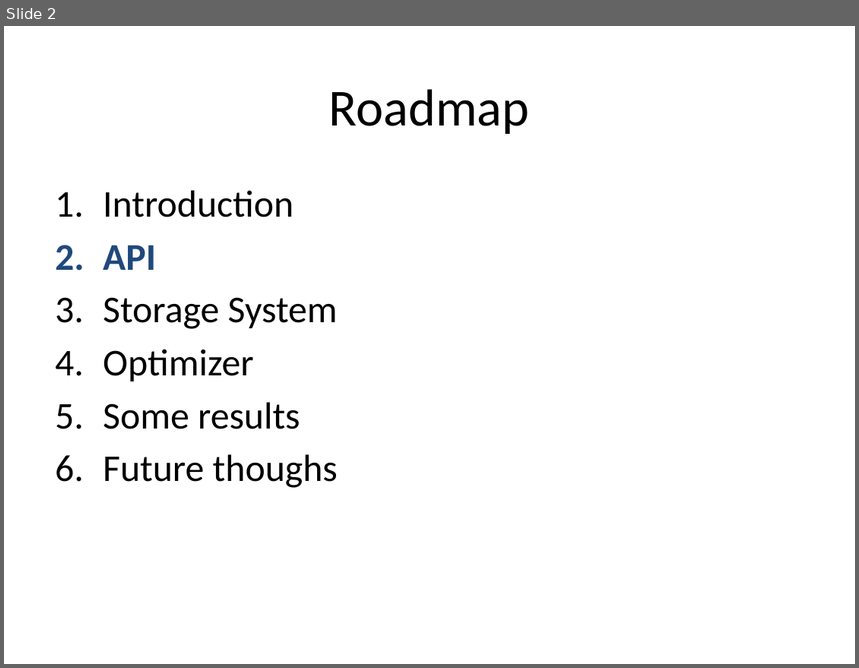
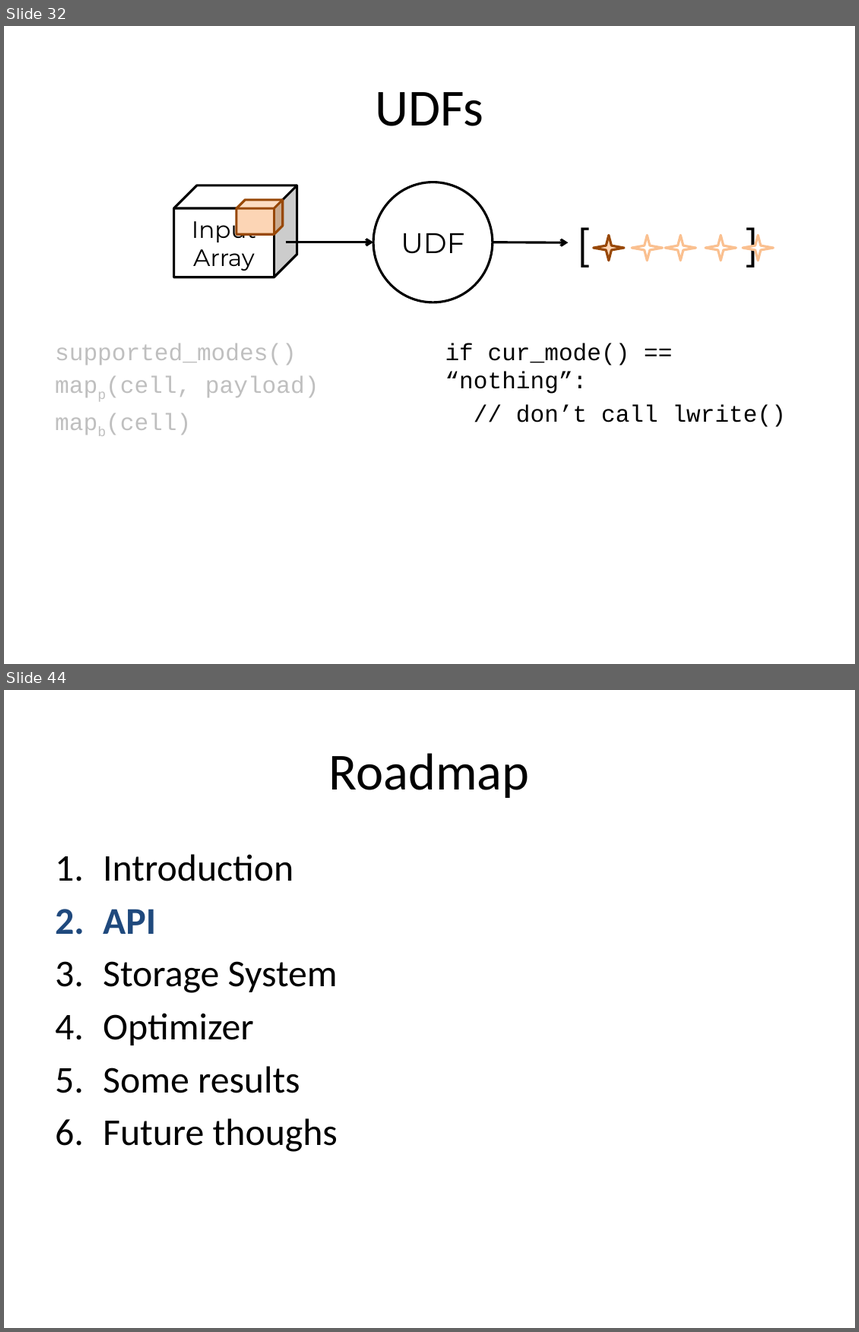
Before and after one commit to sirrice/subzero-paper, a slide deck: talk/icde2013_oldslides.pptx. Shown one above the other, each under a label of ours: slide 2 before the commit, slides 32 and 44 after it; the slides between them are not shown. The pictures are 859x668 and 859x1332 pixels, drawn with LibreOffice and Linux fonts; fonts in the diff are those of the drawing. Boxes give left, top, right and bottom in pixels: in the first picture for what was removed or moved away, otherwise in the second. Text is boxed around its words. In the diff, an @@ line names an element or a change of style, - is before the commit and + after.

```diff
--- a/talk/icde2013_oldslides.pptx
+++ b/talk/icde2013_oldslides.pptx
@@ slide 32 added at (x1=4, y1=26, x2=855, y2=664), background #FFFFFF @@
@@ title added at (x1=375, y1=92, x2=484, y2=126), 44 pt, text #000000 @@
+UDFs
@@ cube added at (x1=174, y1=185, x2=297, y2=277), fill #FFFFFF, outline #000000 2 pt, 20 pt, text #000000 @@
+Input Array
@@ ellipse added at (x1=373, y1=183, x2=493, y2=303), fill #FFFFFF, outline #000000 2 pt, 24 pt, text #000000 @@
+UDF
@@ cube added at (x1=237, y1=199, x2=282, y2=234), fill #FCD5B5, outline #984807 2 pt @@
@@ arrow added from (286, 242) to (373, 242), #000000 2 pt @@
@@ arrow added from (493, 242) to (569, 243), #000000 2 pt @@
@@ group added at (x1=569, y1=212, x2=804, y2=273): 5 stars, 1 text @@
+[ ]
@@ text added at (x1=55, y1=344, x2=319, y2=435), 20 pt, text #BFBFBF @@
+supported_modes()
+mapp(cell, payload)
+mapb(cell)
@@ text added at (x1=446, y1=343, x2=786, y2=427), 20 pt, text #000000 @@
+if cur_mode() == “nothing”:
+// don’t call lwrite()
@@ what was slide 2 is now slide 44 @@
```
Also in this commit, not shown: 41 other slides added, 2 other files.
